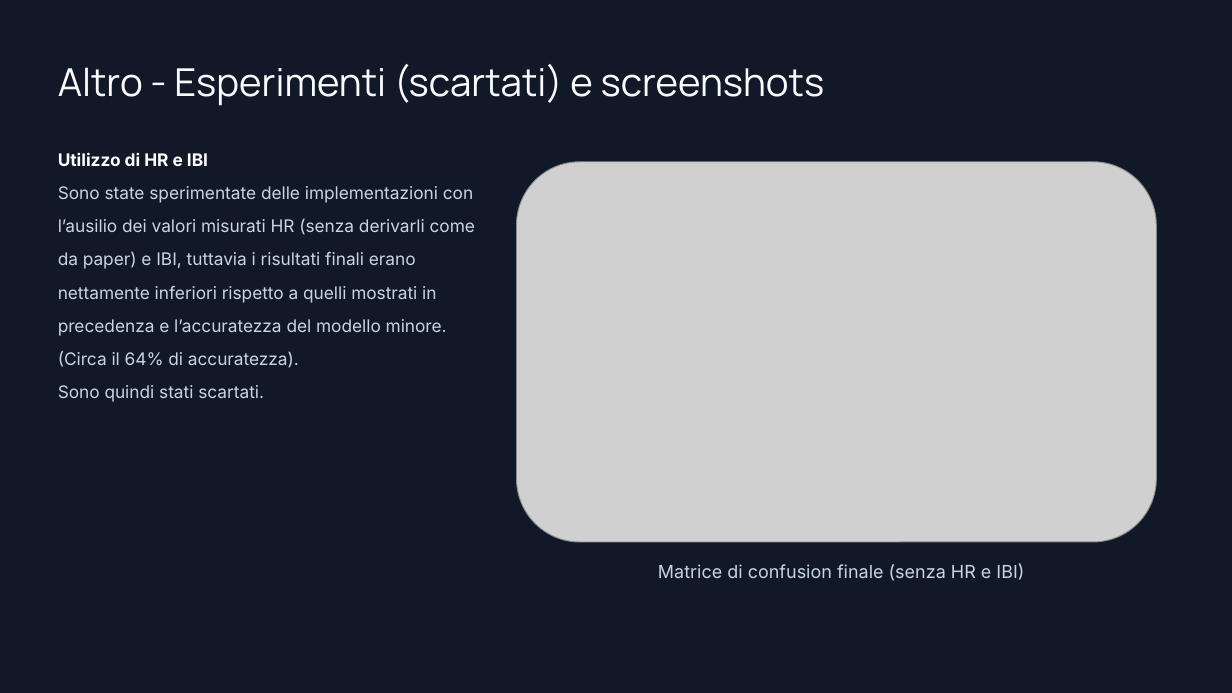
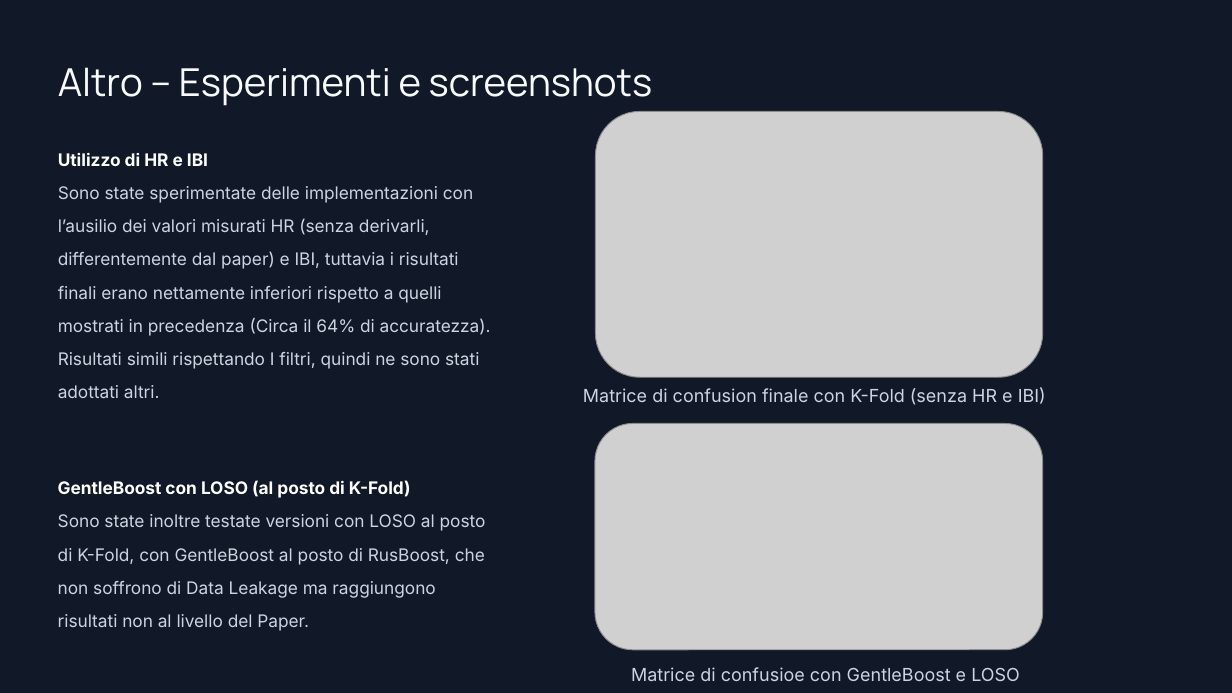
Before and after one commit to GABRYCA/ml-stress-rest, a slide deck: slide 15 of Progetto Interfacce Uomo-Macchina.pptx. Drawn at 1232x693 pixels with LibreOffice and Linux fonts; fonts in the diff are those of the drawing; grey boxes stand for pictures; background and template pictures are left out. Boxes give left, top, right and bottom in pixels: in the first picture for what was removed or moved away, otherwise in the second. Text is boxed around its words. In the diff, an @@ line names an element or a change of style, - is before the commit and + after.

```diff
--- a/Progetto Interfacce Uomo-Macchina.pptx
+++ b/Progetto Interfacce Uomo-Macchina.pptx
@@ text at [58, 67, 653, 106]: text changed @@
-Altro - Esperimenti (scartati) e screenshots
+Altro – Esperimenti e screenshots
@@ picture: place and size @@
-picture at [517, 162, 1156, 543]
+picture at [595, 112, 1043, 378]
@@ text at [58, 186, 491, 398]: text changed @@
-Sono state sperimentate delle implementazioni con l’ausilio dei valori misurati HR (senza derivarli come da paper) e IBI, tuttavia i risultati finali erano nettamente inferiori rispetto a quelli mostrati in precedenza e l’accuratezza del modello minore.
-(Circa il 64% di accuratezza).
-Sono quindi stati scartati.
+Sono state sperimentate delle implementazioni con l’ausilio dei valori misurati HR (senza derivarli, differentemente dal paper) e IBI, tuttavia i risultati finali erano nettamente inferiori rispetto a quelli mostrati in precedenza (Circa il 64% di accuratezza). Risultati simili rispettando I filtri, quindi ne sono stati adottati altri.
@@ text at [583, 387, 1046, 405]: text changed @@
-Matrice di confusion finale (senza HR e IBI)
+Matrice di confusion finale con K-Fold (senza HR e IBI)
@@ picture added at [595, 423, 1043, 650] @@
@@ text added at [58, 480, 486, 631], 13.5 pt, text #CBD5E1 @@
+GentleBoost con LOSO (al posto di K-Fold)
+Sono state inoltre testate versioni con LOSO al posto di K-Fold, con GentleBoost al posto di RusBoost, che non soffrono di Data Leakage ma raggiungono risultati non al livello del Paper.
@@ text added at [631, 667, 1020, 681], 14 pt, text #CBD5E1 @@
+Matrice di confusioe con GentleBoost e LOSO
```
Also in this commit, not shown: 11 other slides changed, 1 other file.
